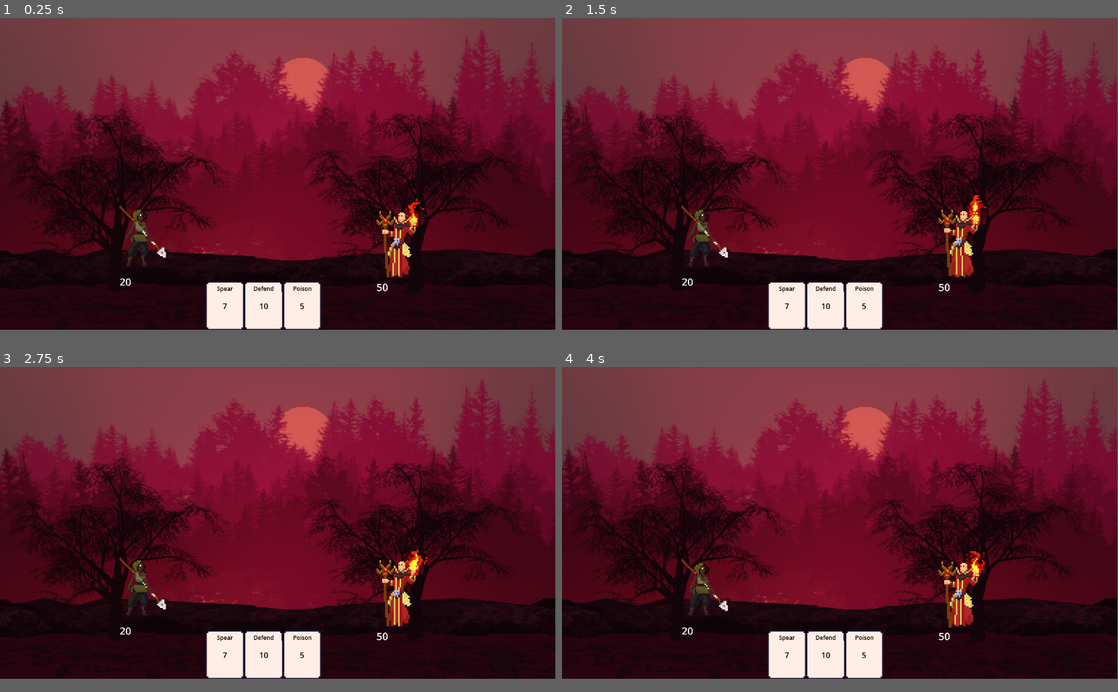
Above: before the commit, frames 1-4 (two rows, left to right).
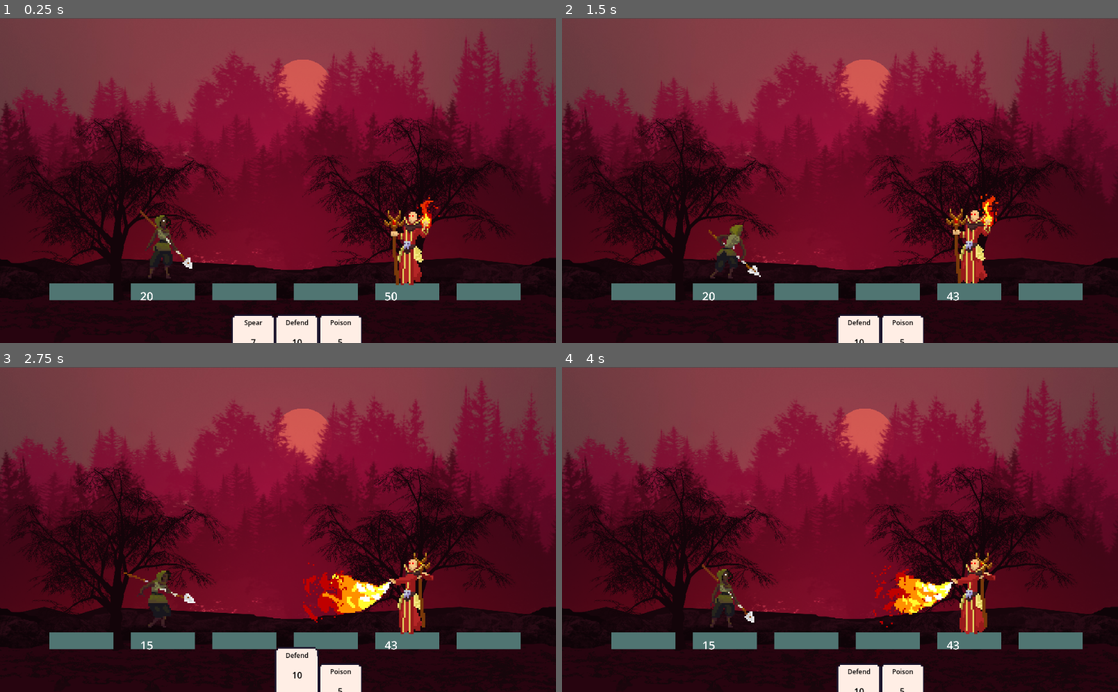
Above: after the commit, the same moments.

Repository: maxnovak/card-battle-time
Game: Godot game, scene res://Combat.tscn
Same seed, same stepped clock (60 frames per second), same inputs: the game is played once before the commit and once after it.
Inputs (mouse positions are in pixels of both pictures, inside the frame that each line leads up to):
- Up to frame 1 (0.25 s): no input
- Up to frame 2 (1.5 s): move the mouse to (784, 304) at 0.52 s; click (784, 304) at 0.67 s; move the mouse to (823, 304) at 1.27 s; click (823, 304) at 1.42 s
- Up to frame 3 (2.75 s): move the mouse to (300, 653) at 2.02 s; click (300, 653) at 2.17 s
- Up to frame 4 (4 s): move the mouse to (812, 584) at 2.77 s; click (812, 584) at 2.92 s; move the mouse to (1006, 568) at 3.52 s; click (1006, 568) at 3.67 s
In our replay, the window is 799x449 before the commit and 800x468 after it. These sizes can differ from the game's own. Grey fills any space a smaller window leaves; there, only what the larger window draws over its background counts as a difference.

The runs differ from the first frame. In frame 1, 21% of the frame differs, in the area x 0-100%, y 0-100%; in frame 2, 21%; in frame 3, 21%; in frame 4, 21%.

Commit message:
Add battle grid visually and put characters on it

Diff:
--- a/Combat.tscn
+++ b/Combat.tscn
@@ -1,25 +1,28 @@
-[gd_scene load_steps=5 format=3 uid="uid://cjp0x2360ywfq"]
+[gd_scene load_steps=6 format=3 uid="uid://cjp0x2360ywfq"]
 
 [ext_resource type="Script" path="res://combat.gd" id="1_sabey"]
 [ext_resource type="Texture2D" uid="uid://cac3db4rwbws5" path="res://assets/Reference-Image.png" id="2_j3jnb"]
 [ext_resource type="PackedScene" uid="uid://vb70ep72ce87" path="res://Hero/Hero.tscn" id="3_k2pbf"]
+[ext_resource type="PackedScene" uid="uid://cncc8a5j6c6vh" path="res://GUI/BattleGrid.tscn" id="3_uvy4p"]
 [ext_resource type="PackedScene" uid="uid://cmvw1gkyaj1ku" path="res://Enemies/Enemy/Enemy.tscn" id="4_ib54q"]
 
 [node name="Combat" type="Node2D"]
 script = ExtResource("1_sabey")
 
 [node name="Background" type="Sprite2D" parent="."]
-position = Vector2(577, 327)
-scale = Vector2(0.584848, 0.602778)
+position = Vector2(511.5, 301.75)
+scale = Vector2(0.518687, 0.556019)
 texture = ExtResource("2_j3jnb")
 
+[node name="Battle Grid" parent="." instance=ExtResource("3_uvy4p")]
+
 [node name="Hero" parent="." instance=ExtResource("3_k2pbf")]
-position = Vector2(290, 450)
+position = Vector2(292, 413)
 scale = Vector2(3, 3)
 health = 20
 
 [node name="Enemy" parent="." instance=ExtResource("4_ib54q")]
-position = Vector2(823, 461)
+position = Vector2(757, 404)
 scale = Vector2(3, 3)
 health = 50
 damage = 5
--- /dev/null
+++ b/GUI/BattleGrid.tscn
@@ -0,0 +1,36 @@
+[gd_scene load_steps=2 format=3 uid="uid://cncc8a5j6c6vh"]
+
+[ext_resource type="Texture2D" uid="uid://dfyvomeg4ksu3" path="res://assets/movement-space.png" id="1_hpnag"]
+
+[node name="Battle Grid" type="Node2D"]
+position = Vector2(150, -50)
+
+[node name="Sprite2D" type="Sprite2D" parent="."]
+position = Vector2(0, 555.5)
+scale = Vector2(1.18, 0.31)
+texture = ExtResource("1_hpnag")
+
+[node name="Sprite2D2" type="Sprite2D" parent="."]
+position = Vector2(150, 555.5)
+scale = Vector2(1.18, 0.31)
+texture = ExtResource("1_hpnag")
+
+[node name="Sprite2D3" type="Sprite2D" parent="."]
+position = Vector2(300, 555.5)
+scale = Vector2(1.18, 0.31)
+texture = ExtResource("1_hpnag")
+
+[node name="Sprite2D4" type="Sprite2D" parent="."]
+position = Vector2(450, 555.5)
+scale = Vector2(1.18, 0.31)
+texture = ExtResource("1_hpnag")
+
+[node name="Sprite2D5" type="Sprite2D" parent="."]
+position = Vector2(600, 555.5)
+scale = Vector2(1.18, 0.31)
+texture = ExtResource("1_hpnag")
+
+[node name="Sprite2D6" type="Sprite2D" parent="."]
+position = Vector2(750, 555.5)
+scale = Vector2(1.18, 0.31)
+texture = ExtResource("1_hpnag")
--- a/combat.gd
+++ b/combat.gd
@@ -3,6 +3,42 @@
 var cardScene = preload("res://Card.tscn")
 
 signal CurrentAction(actor: Global.Actor)
+
+@export
+var hero_position = 1 #0-2 for allowed locations
+
+const hero_positions = [
+	{
+		x = 150,
+		y = 415,
+	},
+	{
+		x = 300,
+		y = 415,
+	},
+	{
+		x = 450,
+		y = 415,
+	},
+]
+
+@export
+var enemy_position = 1 #0-2 for allowed locations
+
+const enemy_positions = [
+	{
+		x = 600,
+		y = 415,
+	},
+	{
+		x = 750,
+		y = 415,
+	},
+	{
+		x = 900,
+		y = 415,
+	},
+]
 
 var deckCards = []
 var discard = []
@@ -20,6 +56,9 @@
 		deckCards.append(card)
 	deckCards.shuffle()
 	dealCards()
+
+	$Hero.position = Vector2(hero_positions[hero_position].x, hero_positions[hero_position].y)
+	$Enemy.position = Vector2(enemy_positions[enemy_position].x, enemy_positions[enemy_position].y)
 
 func _on_card_clicked(card):
 	if whosAction == Global.Actor.PLAYER:
--- a/project.godot
+++ b/project.godot
@@ -19,6 +19,11 @@
 
 Global="*res://Global.gd"
 
+[display]
+
+window/size/viewport_width=1024
+window/size/viewport_height=600
+
 [rendering]
 
 textures/canvas_textures/default_texture_filter=0
Binary file added: assets/movement-space.png
Not shown, added: assets/movement-space.png.import
